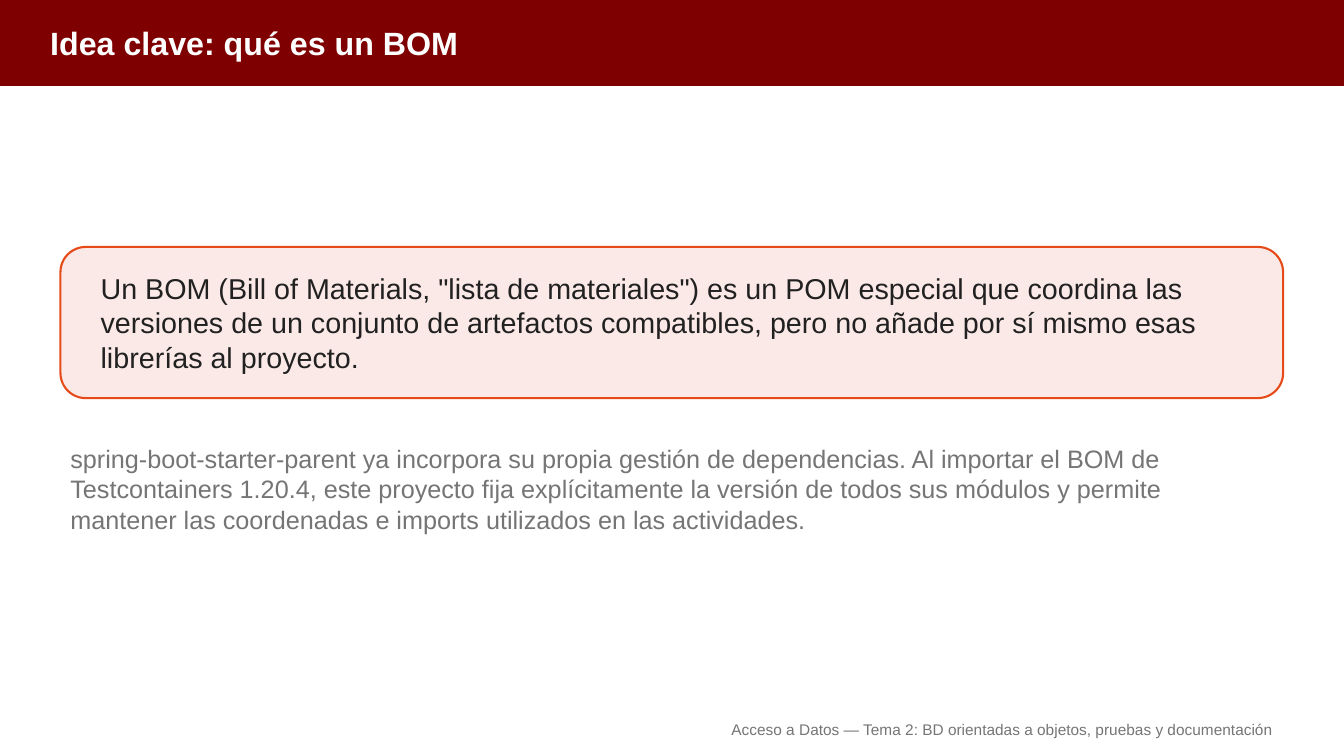
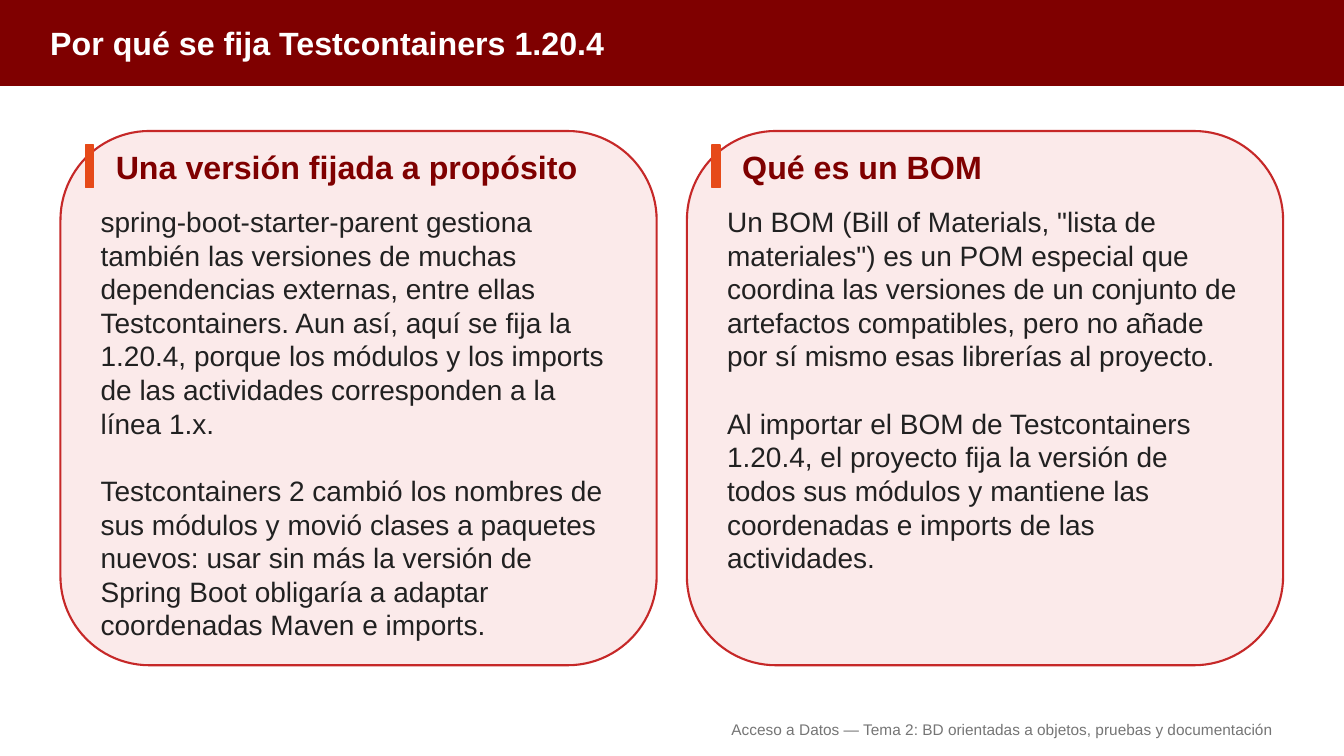
Before and after one commit to aitorventura/acceso-a-datos, a slide deck: slide 7 of docs/tema2/diapositivas/bd-orientadas-a-objetos.pptx (slide 10 before the commit). Drawn at 1344x756 pixels with LibreOffice and Linux fonts; fonts in the diff are those of the drawing. Boxes give left, top, right and bottom in pixels: in the first picture for what was removed or moved away, otherwise in the second. Text is boxed around its words. In the diff, an @@ line names an element or a change of style, - is before the commit and + after.

Commit message:
Tema 2 de AD: infografías en los tres apartados y diapositivas regeneradas
Añade 14 infografías en docs/tema2/img, las inserta en persistencia-objetos-jsonb, consultas-jsonb y bd-orientadas-a-objetos, y regenera sus diapositivas (pptx y pdf), fusionando las que solo tenían un párrafo.

```diff
--- a/docs/tema2/diapositivas/bd-orientadas-a-objetos.pptx
+++ b/docs/tema2/diapositivas/bd-orientadas-a-objetos.pptx
@@ text at (50,31,604,62): text changed @@
-Idea clave: qué es un BOM
+Por qué se fija Testcontainers 1.20.4
@@ rounded rectangle: place and size @@
-rounded rectangle at (60,247,1284,398)
+rounded rectangle at (60,131,657,665)
@@ rounded rectangle at (60,131,657,665): fill #FBE9E7 to #FBEAEA; outline #E64A19 1.5 pt to #C62828 1.5 pt @@
@@ rectangle added at (86,145,94,188), fill #E64A19, outline #E64A19 1 pt @@
@@ rounded rectangle added at (688,131,1285,665), fill #FBEAEA, outline #C62828 1.5 pt @@
@@ rectangle added at (713,145,721,188), fill #E64A19, outline #E64A19 1 pt @@
@@ text added at (116,155,577,185), 23 pt, text #7F0000, bold @@
+Una versión fijada a propósito
@@ text added at (742,155,982,185), 23 pt, text #7F0000, bold @@
+Qué es un BOM
@@ text "Un BOM (Bill of Materials, ...": place and size @@
-text "Un BOM (Bill of Materials, ..." at (101,278,1196,373)
+text "Un BOM (Bill of Materials, ..." at (727,211,1236,569)
@@ text "Un BOM (Bill of Materials, ..." at (727,211,1236,569): vertical alignment middle to top @@
@@ text added at (101,211,604,641), 20 pt, text #212121 @@
+spring-boot-starter-parent gestiona también las versiones de muchas dependencias externas, entre ellas Testcontainers. Aun así, aquí se fija la 1.20.4, porque los módulos y los imports de las actividades corresponden a la línea 1.x.
+Testcontainers 2 cambió los nombres de sus módulos y movió clases a paquetes nuevos: usar sin más la versión de Spring Boot obligaría a adaptar coordenadas Maven e imports.
@@ text at (727,211,1236,372): size 20.5 to 20 pt in "Un BOM (Bill of Materials, "lista de ..." @@
@@ text at (727,413,1191,569): paragraph added @@
+Al importar el BOM de Testcontainers 1.20.4, el proyecto fija la versión de todos sus módulos y mantiene las coordenadas e imports de las actividades.
@@ text removed at (70,449,1161,534) @@
-spring-boot-starter-parent ya incorpora su propia gestión de dependencias. Al importar el BOM de Testcontainers 1.20.4, este proyecto fija explícitamente la versión de todos sus módulos y permite mantener las coordenadas e imports utilizados en las actividades.
```
Also in this commit, not shown: 11 other slides changed, 4 slides removed, 22 other files.
